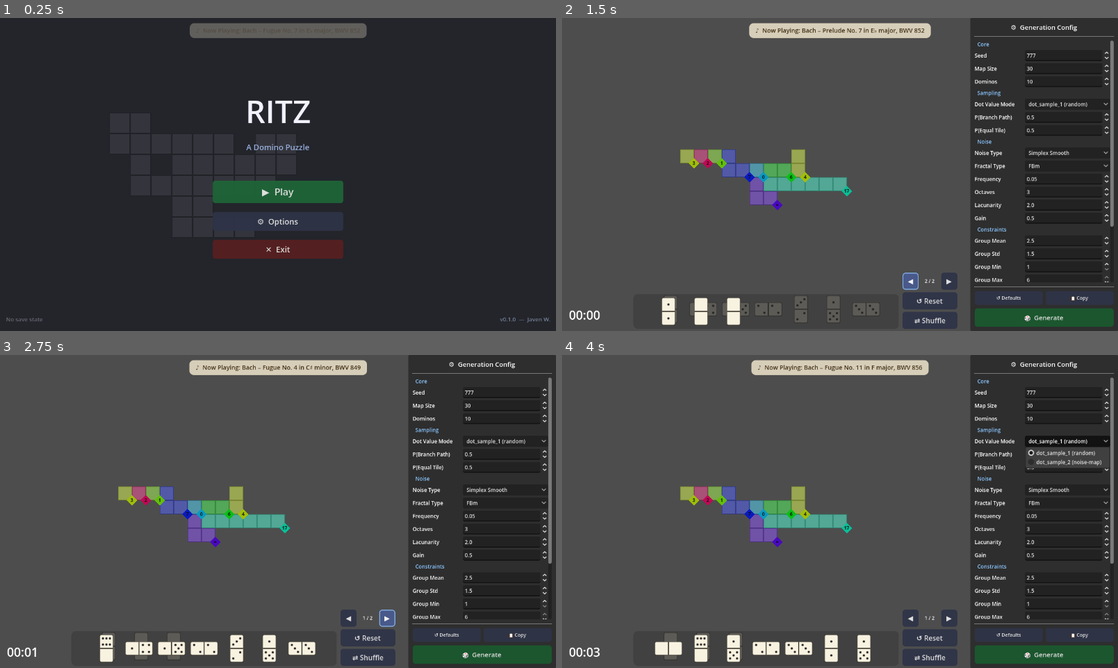
Above: before the commit, frames 1-4 (two rows, left to right).
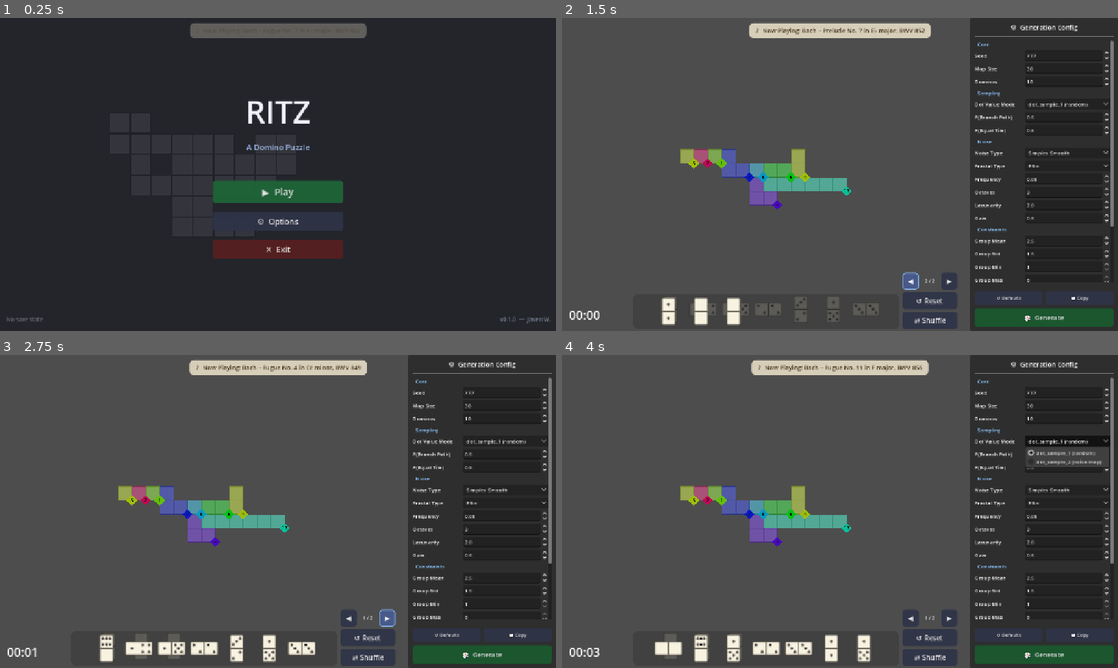
Above: after the commit, the same moments.

Repository: Javen-W/Ritz
Game: Godot game, scene res://scenes/main_menu.tscn
The game is run twice, just before and just after one commit, with the same random seed, the same clock (stepped at 60 frames per second) and the same inputs. Sound files missing from this copy of the repository are replaced by a short silence.
Inputs:
- Up to frame 1 (0.25 s): no input
- Up to frame 2 (1.5 s): click "▶ Play" at 0.5 s; click "◀" at 1.25 s
- Up to frame 3 (2.75 s): click "▶" at 2 s
- Up to frame 4 (4 s): click "⇄ Shuffle" at 2.75 s; click "dot_sample_1 (random)" at 3.5 s

The runs differ from the first frame. In frame 1, 0.5% of the frame differs, in the area x 1-99%, y 1-98%; in frame 2, 2.5%; in frame 3, 2.7%; in frame 4, 2.9%, in the area x 1-100%, y 1-99%.

Commit message:
feat: add web/HTML5 export preset and web compatibility fixes for itch.io
Agent-Logs-Url: https://github.com/Javen-W/Ritz/sessions/40607960-ebae-4e5b-985b-44b53d8fbd60

Co-authored-by: Javen-W <21213702+Javen-W@users.noreply.github.com>

Diff:
--- a/project.godot
+++ b/project.godot
@@ -29,6 +29,8 @@
 
 window/size/viewport_width=1280
 window/size/viewport_height=720
+window/stretch/mode="canvas_items"
+window/stretch/aspect="expand"
 
 [layer_names]
 
--- a/scripts/main_menu.gd
+++ b/scripts/main_menu.gd
@@ -328,17 +328,18 @@
 	MusicManager.setup_button(options_btn)
 	vbox.add_child(options_btn)
 
-	# Exit button
-	var exit_btn := Button.new()
-	exit_btn.text = "✕  Exit"
-	exit_btn.focus_mode = Control.FOCUS_NONE
-	exit_btn.custom_minimum_size = Vector2(240, 44)
-	exit_btn.add_theme_font_size_override("font_size", 18)
-	exit_btn.pressed.connect(_on_exit_pressed)
-	MusicManager.setup_button(exit_btn,
-		Color(0.35, 0.12, 0.12, 0.90),
-		Color(0.55, 0.18, 0.18, 0.97))
-	vbox.add_child(exit_btn)
+	# Exit button — hidden on web (quitting a browser tab is not meaningful)
+	if not OS.has_feature("web"):
+		var exit_btn := Button.new()
+		exit_btn.text = "✕  Exit"
+		exit_btn.focus_mode = Control.FOCUS_NONE
+		exit_btn.custom_minimum_size = Vector2(240, 44)
+		exit_btn.add_theme_font_size_override("font_size", 18)
+		exit_btn.pressed.connect(_on_exit_pressed)
+		MusicManager.setup_button(exit_btn,
+			Color(0.35, 0.12, 0.12, 0.90),
+			Color(0.55, 0.18, 0.18, 0.97))
+		vbox.add_child(exit_btn)
 
 	# Version + author label (bottom-right corner)
 	var version_lbl := Label.new()
--- a/scripts/options_menu.gd
+++ b/scripts/options_menu.gd
@@ -96,9 +96,10 @@
 	outer.add_child(HSeparator.new())
 	outer.add_child(_section_label("Display"))
 
-	# Window management APIs don't work in the Godot editor's embedded player.
+	# Window management APIs don't work in the Godot editor's embedded player or
+	# in web/HTML5 builds (the browser controls the window).
 	# Disable those controls and show a note so the user isn't confused.
-	var embedded := OS.has_feature("editor")
+	var embedded := OS.has_feature("editor") or OS.has_feature("web")
 
 	var saved_res_idx := clampi(int(opts.get("resolution_idx", 0)), 0, SaveManager.RESOLUTIONS.size() - 1)
 	_resolution_opt = OptionButton.new()
@@ -133,7 +134,7 @@
 
 	if embedded:
 		var note := Label.new()
-		note.text = "  (i) Window settings apply in the exported build only."
+		note.text = "  (i) Window settings apply in exported desktop builds only."
 		note.add_theme_font_size_override("font_size", LABEL_FONT_SIZE)
 		note.add_theme_color_override("font_color", Color(0.7, 0.7, 0.55, 0.85))
 		note.autowrap_mode = TextServer.AUTOWRAP_WORD_SMART
@@ -261,8 +262,9 @@
 	if idx < 0 or idx >= SaveManager.RESOLUTIONS.size():
 		return
 	# Only resize in windowed mode — in fullscreen the OS controls resolution.
-	# Skip entirely in the editor's embedded player (window_set_size not supported).
-	if not OS.has_feature("editor") and DisplayServer.window_get_mode() != DisplayServer.WINDOW_MODE_FULLSCREEN:
+	# Skip entirely in the editor's embedded player or web (window_set_size not supported).
+	if not OS.has_feature("editor") and not OS.has_feature("web") \
+			and DisplayServer.window_get_mode() != DisplayServer.WINDOW_MODE_FULLSCREEN:
 		var res: Array = SaveManager.RESOLUTIONS[idx]
 		DisplayServer.window_set_size(Vector2i(res[0], res[1]))
 		print("OptionsMenu: Resolution → %dx%d" % [res[0], res[1]])
@@ -270,7 +272,7 @@
 
 
 func _on_fullscreen_toggled(pressed: bool) -> void:
-	if not OS.has_feature("editor"):
+	if not OS.has_feature("editor") and not OS.has_feature("web"):
 		if pressed:
 			DisplayServer.window_set_mode(DisplayServer.WINDOW_MODE_FULLSCREEN)
 		else:
@@ -284,7 +286,7 @@
 
 
 func _on_vsync_toggled(pressed: bool) -> void:
-	if not OS.has_feature("editor"):
+	if not OS.has_feature("editor") and not OS.has_feature("web"):
 		var mode := DisplayServer.VSYNC_ENABLED if pressed else DisplayServer.VSYNC_DISABLED
 		DisplayServer.window_set_vsync_mode(mode)
 	_persist()
--- a/scripts/save_manager.gd
+++ b/scripts/save_manager.gd
@@ -178,13 +178,15 @@
 
 ## Apply saved display / render settings early (called from _ready).
 ## Audio settings are applied by MusicManager which runs immediately after.
-## Skipped when running in the Godot editor's embedded player (window APIs unsupported).
+## Skipped when running in the Godot editor's embedded player or in a web build
+## (window management APIs are unavailable in both environments).
 func _apply_saved_display_settings() -> void:
 	var opts := load_options()
 	if opts.is_empty():
 		return
-	# Window management APIs are not supported in the editor's embedded player.
-	if not OS.has_feature("editor"):
+	# Window management APIs are not supported in the editor's embedded player
+	# or in web/HTML5 builds (the browser owns the window).
+	if not OS.has_feature("editor") and not OS.has_feature("web"):
 		# Fullscreen
 		if bool(opts.get("fullscreen", false)):
 			DisplayServer.window_set_mode(DisplayServer.WINDOW_MODE_FULLSCREEN)
Not shown, added: export_presets.cfg
Not shown, changed: .gitignore
Not shown, changed: README.md
